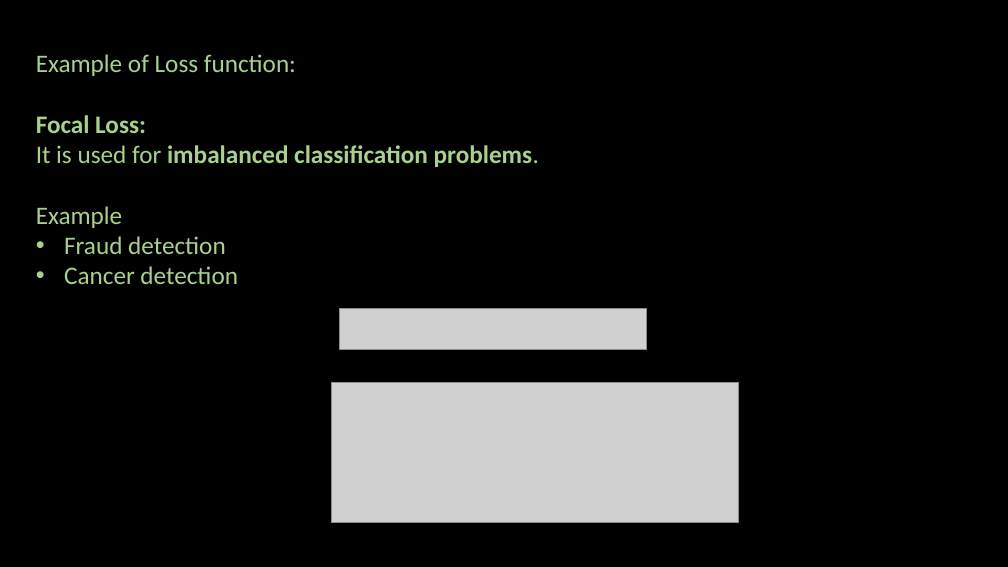
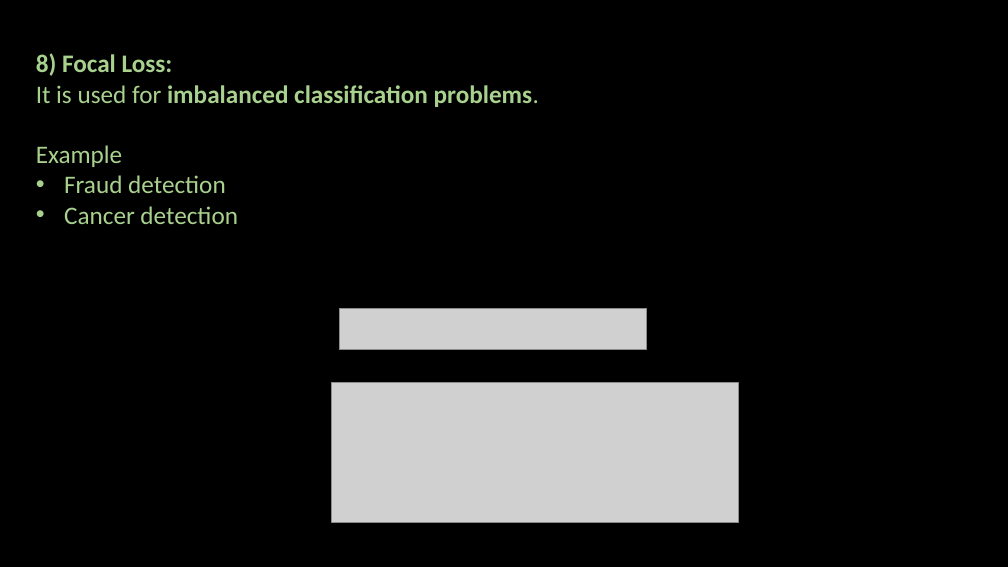
Before and after one commit to ash322ash422/youtube, a slide deck: slide 15 of tutorial_machine_learning/3_model_improvement_and_optimization/lossFunction-costFunction/loss-function-cost-function.pptx (slide 8 before the commit). Drawn at 1008x567 pixels with LibreOffice and Linux fonts; fonts in the diff are those of the drawing; grey boxes stand for pictures; background and template pictures are left out. Boxes give left, top, right and bottom in pixels: in the first picture for what was removed or moved away, otherwise in the second. Text is boxed around its words. In the diff, an @@ line names an element or a change of style, - is before the commit and + after.

```diff
--- a/tutorial_machine_learning/3_model_improvement_and_optimization/lossFunction-costFunction/loss-function-cost-function.pptx
+++ b/tutorial_machine_learning/3_model_improvement_and_optimization/lossFunction-costFunction/loss-function-cost-function.pptx
@@ text at box(36, 53, 173, 76): text changed; bold on @@
-Example of Loss function:
-Focal Loss:
+8) Focal Loss:
```
Also in this commit, not shown: 7 other slides changed, 7 slides added, 1 slide removed, 24 other files.
